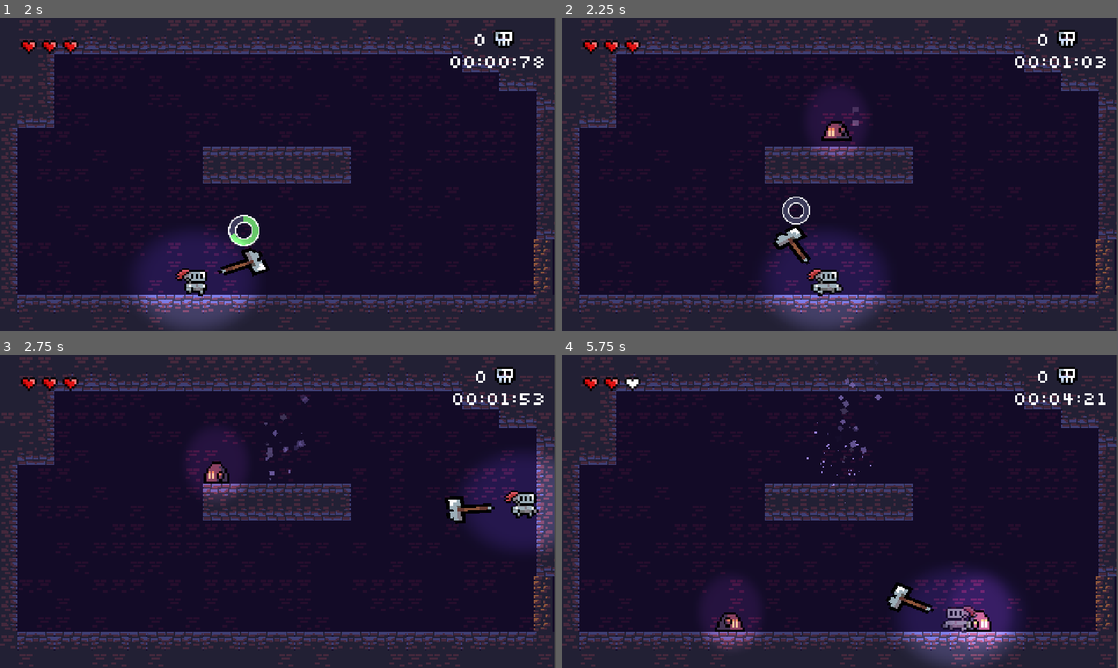
Above: before the commit, frames 1-4 (two rows, left to right).
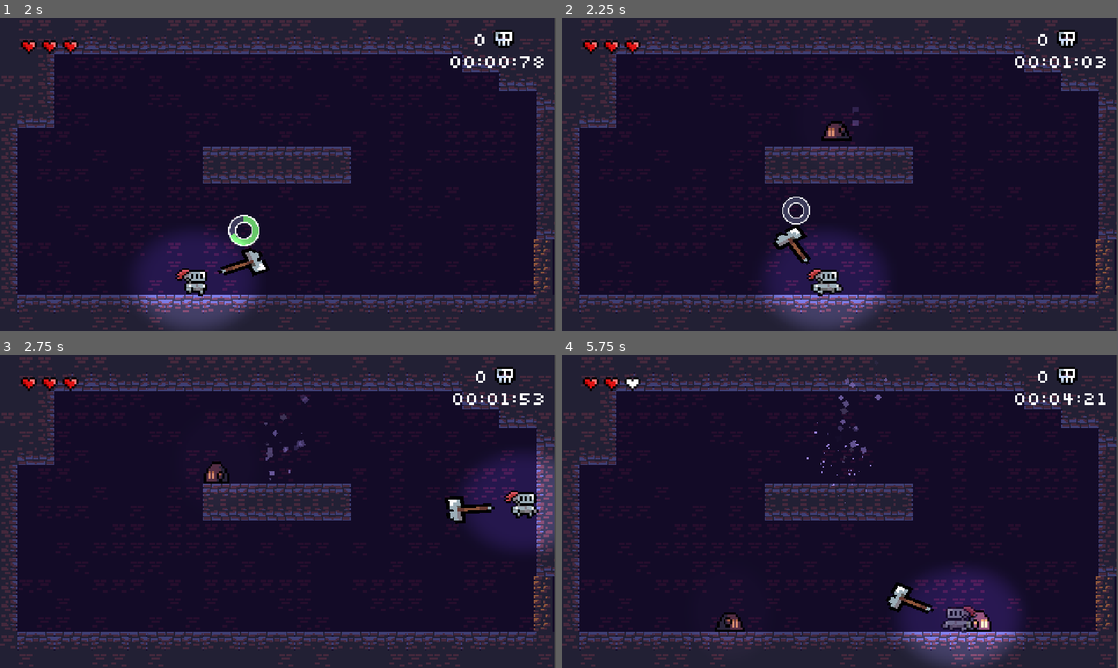
Above: after the commit, the same moments.

Repository: Juawo/hammer-game
Game: Godot game, scene res://scenes/Ui/main_menu.tscn
The game is run twice, just before and just after one commit, with the same random seed, the same clock (stepped at 60 frames per second) and the same inputs. Sound files missing from this copy of the repository are replaced by a short silence.
Inputs (mouse positions are in pixels of both pictures, inside the frame that each line leads up to):
- Up to frame 1 (2 s): click "PLAY" at 0.5 s; tap Enter at 1.25 s; move the mouse to (400, 158) at 1.27 s; press the mouse at (400, 158) at 1.28 s; hold D (right) from 1.28 s (still down); tap W (jump) at 1.52 s
- Up to frame 2 (2.25 s): keep holding D (right); move the mouse to (728, 190) at 2.02 s; release the mouse at (728, 190) at 2.03 s; click (728, 190) at 2.1 s
- Up to frame 3 (2.75 s): keep holding D (right); tap W (jump) at 2.27 s
- Up to frame 4 (5.75 s): move the mouse to (895, 442) at 2.77 s; release D (right) at 2.78 s; press the mouse at (895, 442) at 2.78 s; hold A (left) 2.78-3.53 s; move the mouse to (812, 574) at 3.52 s; release the mouse at (812, 574) at 3.53 s; hold D (right) 3.53-5.03 s; click (812, 574) at 3.6 s; tap W (jump) at 3.77, 4.52, 5.27 s; move the mouse to (1006, 558) at 4.27 s; press the mouse at (1006, 558) at 4.28 s; move the mouse to (673, 464) at 5.02 s; release the mouse at (673, 464) at 5.03 s; hold A (left) from 5.03 s (still down); click (673, 464) at 5.1 s

Frame 1 is identical in both runs. In frame 2, 0.4% of the frame differs, in the area x 45-55%, y 27-45%; in frame 3, 0.4%; in frame 4, 1.1%, in the area x 25-80%, y 72-94%.

Commit message:
Add hit flash effect and screen exit handling for enemies and projectiles

Diff:
--- a/scenes/Enemies/enemy_patrol.tscn
+++ b/scenes/Enemies/enemy_patrol.tscn
@@ -1,11 +1,17 @@
 [gd_scene format=3 uid="uid://d1ilvr76v7c5k"]
 
 [ext_resource type="Script" uid="uid://i7nxhbvhqwxv" path="res://scripts/Enemies/enemy_patrol.gd" id="1_25k3p"]
+[ext_resource type="Shader" uid="uid://ymje6vfu3ytf" path="res://assets/hit_flash.gdshader" id="1_wbwk1"]
 [ext_resource type="Texture2D" uid="uid://b3fhu3leiqhhd" path="res://assets/enemy-1-run/1.png" id="2_6f4c0"]
 [ext_resource type="PackedScene" uid="uid://r04tfpinw5mt" path="res://scenes/hitbox.tscn" id="3_an6w3"]
 [ext_resource type="Texture2D" uid="uid://btgq1syj81nuh" path="res://assets/enemy-1-run/2.png" id="3_iopxk"]
 [ext_resource type="Texture2D" uid="uid://crr0rk7xdbx0l" path="res://assets/enemy-1-run/3.png" id="4_wbwk1"]
 [ext_resource type="Texture2D" uid="uid://by4r7wrhm75ad" path="res://assets/round_light.png" id="6_iopxk"]
+
+[sub_resource type="ShaderMaterial" id="ShaderMaterial_wbwk1"]
+shader = ExtResource("1_wbwk1")
+shader_parameter/hit_flash_color = Color(1, 1, 1, 1)
+shader_parameter/hit_flash_on = false
 
 [sub_resource type="SpriteFrames" id="SpriteFrames_04dxk"]
 animations = [{
@@ -35,12 +41,15 @@
 [sub_resource type="RectangleShape2D" id="RectangleShape2D_5i7ya"]
 size = Vector2(12.000006, 7.0000033)
 
-[node name="EnemyPatrol" type="CharacterBody2D" unique_id=941073137 groups=["Enemies"]]
+[node name="EnemyPatrol" type="CharacterBody2D" unique_id=941073137 node_paths=PackedStringArray("sprite_node") groups=["Enemies"]]
 scale = Vector2(1.8, 2.1)
 collision_layer = 4
 script = ExtResource("1_25k3p")
+max_health = 2
+sprite_node = NodePath("sprite")
 
 [node name="sprite" type="AnimatedSprite2D" parent="." unique_id=518578544]
+material = SubResource("ShaderMaterial_wbwk1")
 sprite_frames = SubResource("SpriteFrames_04dxk")
 animation = &"idle"
 autoplay = "idle"
@@ -66,5 +75,10 @@
 
 [node name="PointLight2D" type="PointLight2D" parent="." unique_id=590770301]
 color = Color(1, 0.62, 0.62, 1)
+energy = 0.2
 texture = ExtResource("6_iopxk")
-texture_scale = 0.4
+texture_scale = 0.5
+
+[node name="VisibleOnScreenNotifier2D" type="VisibleOnScreenNotifier2D" parent="." unique_id=824472778]
+
+[connection signal="screen_exited" from="VisibleOnScreenNotifier2D" to="." method="_on_visible_on_screen_notifier_2d_screen_exited"]
--- a/scenes/Enemies/enemy_shooter.tscn
+++ b/scenes/Enemies/enemy_shooter.tscn
@@ -2,10 +2,16 @@
 
 [ext_resource type="Script" uid="uid://bodyyiis5c67k" path="res://scripts/Enemies/enemy_shooter.gd" id="1_4uixn"]
 [ext_resource type="Texture2D" uid="uid://ckprvrxcherfb" path="res://assets/enemy-2-run/01.png" id="2_75uos"]
+[ext_resource type="Shader" uid="uid://ymje6vfu3ytf" path="res://assets/hit_flash.gdshader" id="2_k8kvs"]
 [ext_resource type="PackedScene" uid="uid://r04tfpinw5mt" path="res://scenes/hitbox.tscn" id="3_83hif"]
 [ext_resource type="Texture2D" uid="uid://b1xativk7yrbr" path="res://assets/enemy-2-run/02.png" id="3_wi74t"]
 [ext_resource type="AudioStream" uid="uid://hta2vyj2jwps" path="res://assets/audio/SFX/enemy2_shoot.wav" id="5_75uos"]
 [ext_resource type="Texture2D" uid="uid://by4r7wrhm75ad" path="res://assets/round_light.png" id="6_wi74t"]
+
+[sub_resource type="ShaderMaterial" id="ShaderMaterial_wbwk1"]
+shader = ExtResource("2_k8kvs")
+shader_parameter/hit_flash_color = Color(1, 1, 1, 1)
+shader_parameter/hit_flash_on = false
 
 [sub_resource type="SpriteFrames" id="SpriteFrames_04dxk"]
 animations = [{
@@ -35,13 +41,18 @@
 [sub_resource type="RectangleShape2D" id="RectangleShape2D_y00xt"]
 size = Vector2(10, 9)
 
-[node name="EnemyShooter" type="CharacterBody2D" unique_id=599547735 groups=["Enemies"]]
+[node name="EnemyShooter" type="CharacterBody2D" unique_id=599547735 node_paths=PackedStringArray("sprite_node") groups=["Enemies"]]
 scale = Vector2(1.7, 1.7)
 collision_layer = 4
 script = ExtResource("1_4uixn")
+max_health = 4
+speed = 130.0
+knockback_resistance = 1.6
+sprite_node = NodePath("sprite")
 
 [node name="sprite" type="AnimatedSprite2D" parent="." unique_id=663408954]
 modulate = Color(0.7019608, 0.49019608, 0.3882353, 1)
+material = SubResource("ShaderMaterial_wbwk1")
 sprite_frames = SubResource("SpriteFrames_04dxk")
 animation = &"idle"
 autoplay = "idle"
@@ -82,9 +93,13 @@
 
 [node name="PointLight2D" type="PointLight2D" parent="." unique_id=1304872305]
 color = Color(1, 0.61, 0.61, 1)
+energy = 0.2
 texture = ExtResource("6_wi74t")
 texture_scale = 0.6
+
+[node name="VisibleOnScreenNotifier2D" type="VisibleOnScreenNotifier2D" parent="." unique_id=1856835819]
 
 [connection signal="timeout" from="shoot_timer" to="." method="_on_shoot_timer_timeout"]
 [connection signal="body_entered" from="shoot_area" to="." method="_on_shoot_area_body_entered"]
 [connection signal="body_exited" from="shoot_area" to="." method="_on_shoot_area_body_exited"]
+[connection signal="screen_exited" from="VisibleOnScreenNotifier2D" to="." method="_on_visible_on_screen_notifier_2d_screen_exited"]
--- a/scenes/Enemies/projectile.tscn
+++ b/scenes/Enemies/projectile.tscn
@@ -28,4 +28,7 @@
 texture = ExtResource("3_b3q82")
 texture_scale = 0.6
 
+[node name="VisibleOnScreenNotifier2D" type="VisibleOnScreenNotifier2D" parent="." unique_id=548795440]
+
 [connection signal="body_entered" from="." to="." method="_on_body_entered"]
+[connection signal="screen_exited" from="VisibleOnScreenNotifier2D" to="." method="_on_visible_on_screen_notifier_2d_screen_exited"]
--- a/scripts/Enemies/enemy_base.gd
+++ b/scripts/Enemies/enemy_base.gd
@@ -3,6 +3,7 @@
 @export var max_health: int = 3
 @export var speed: float = 100.0
 @export var knockback_resistance: float = 1.0
+@export var sprite_node : Node2D # Certifique-se de arrastar o AnimatedSprite2D para cá no Inspetor!
 
 var current_health: int
 var knockback_velocity := Vector2.ZERO
@@ -31,9 +32,38 @@
 
 func take_damage(amount: int) -> void:
 	current_health -= amount
-	# Adicione juice
+
 	if current_health <= 0:
 		die()
+	else:
+		# Chama a animação solta, sem travar o código com await
+		animate_take_damage()
+
+func animate_take_damage() -> void :
+	if not sprite_node: return
+
+	# 1. Liga o flash branco no material do sprite
+	sprite_node.material.set_shader_parameter("hit_flash_on", true)
+
+	var tween = create_tween().set_trans(Tween.TRANS_BACK).set_ease(Tween.EASE_OUT)
+	# Cresce e volta bem rápido (frenético!)
+	tween.tween_property(sprite_node, "scale", Vector2(1.3, 1.3), 0.1)
+	tween.tween_property(sprite_node, "scale", Vector2.ONE, 0.1)
+
+	# 2. Desliga o flash branco no exato momento que a escala volta ao normal
+	tween.tween_callback(func(): sprite_node.material.set_shader_parameter("hit_flash_on", false))
 
 func die() -> void:
+	# Trava a inteligência do inimigo e desliga colisões para ele cair pelo chão
+	set_physics_process(false)
+	collision_layer = 0
+	collision_mask = 0
+
+	# Animação de ser arremessado e cair rodando
+	var tween = create_tween().set_trans(Tween.TRANS_QUAD)
+	tween.tween_property(self, "position:y", position.y - 40, 0.2).set_ease(Tween.EASE_OUT)
+	tween.parallel().tween_property(sprite_node, "rotation", deg_to_rad(180), 0.5)
+	tween.tween_property(self, "position:y", position.y + 600, 0.8).set_ease(Tween.EASE_IN)
+
+	await tween.finished
 	queue_free()
--- a/scripts/Enemies/enemy_patrol.gd
+++ b/scripts/Enemies/enemy_patrol.gd
@@ -17,5 +17,7 @@
 		direction *= -1.0
 		wall_check.target_position.x *= -1.0
 		sprite_2d.flip_h = direction > 0
+	velocity.x = direction * speed
 
-	velocity.x = direction * speed
+func _on_visible_on_screen_notifier_2d_screen_exited() -> void:
+	queue_free()
--- a/scripts/Enemies/enemy_shooter.gd
+++ b/scripts/Enemies/enemy_shooter.gd
@@ -66,3 +66,6 @@
 func _on_shoot_timer_timeout() -> void:
 	shoot(stored_shoot_direction)
 	is_preparing_to_shoot = false
+
+func _on_visible_on_screen_notifier_2d_screen_exited() -> void:
+	queue_free()
--- a/scripts/Enemies/projectile.gd
+++ b/scripts/Enemies/projectile.gd
@@ -15,3 +15,6 @@
 
 func _on_body_entered(_body: Node2D) -> void:
 	queue_free()
+
+func _on_visible_on_screen_notifier_2d_screen_exited() -> void:
+	queue_free()
